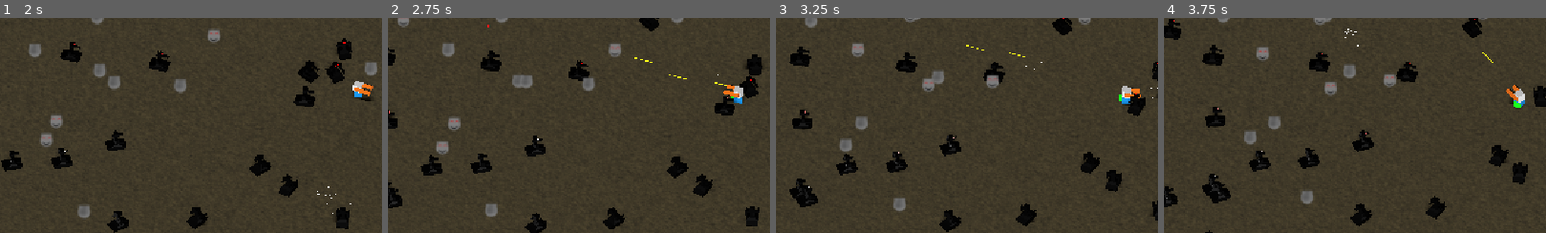
Above: before the commit, frames 1-4 (left to right).
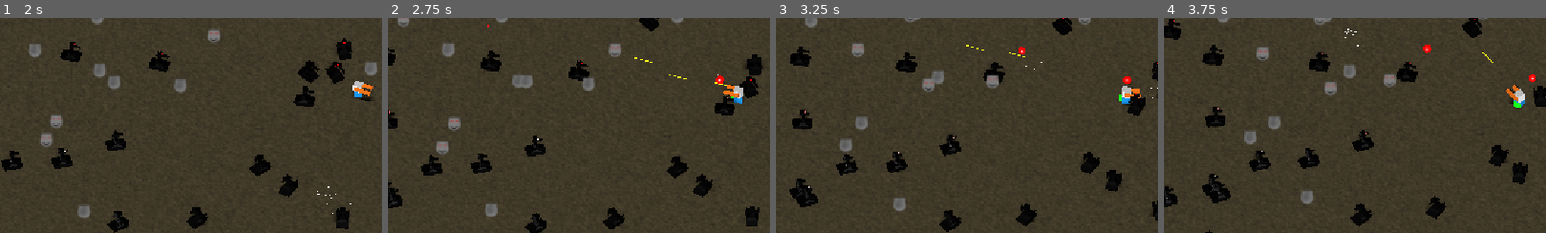
Above: after the commit, the same moments.

Repository: Gamkedo/terminus-2k28
Game: Godot game, scene res://Scenes - Levels/areaSurvivor.tscn
The game is run twice, just before and just after one commit, with the same random seed, the same clock (stepped at 60 frames per second) and the same inputs. This scene is started directly instead of the project's main scene.
Inputs (mouse positions are % of the whole screen's width and height, from its top left):
- Up to frame 1 (2 s): move the mouse to (45, 70) at 0.52 s; press the mouse at (45, 70) at 0.53 s; hold W (walk_up) from 0.53 s (still down); move the mouse to (80, 65) at 1.27 s; release the mouse at (80, 65) at 1.28 s; click (80, 65) at 1.35 s
- Up to frame 2 (2.75 s): move the mouse to (20, 35) at 2.02 s; release W (walk_up) at 2.03 s; press the mouse at (20, 35) at 2.03 s; hold A (walk_left) from 2.03 s (still down)
- Up to frame 3 (3.25 s): keep holding A (walk_left); move the mouse to (55, 50) at 2.77 s; release the mouse at (55, 50) at 2.78 s; click (55, 50) at 2.85 s
- Up to frame 4 (3.75 s): move the mouse to (35, 25) at 3.52 s; release A (walk_left) at 3.53 s; press the mouse at (35, 25) at 3.53 s; hold S (walk_down) from 3.53 s (still down)
The pictures show only the part of the screen within x 3-53%, y 30-80%; the shares and areas given below are measured in that part.

Frame 1 is identical in both runs. In frame 2, less than 0.1% of the frame differs, in the area x 85-88%, y 26-31%; in frame 3, 0.1%; in frame 4, 0.1%, in the area x 67-98%, y 12-30%.

Commit message:
Make enemies randomly spawn pick up items (completes task)

Diff:
--- a/Scenes - Objects/enemy_billboard_demo.tscn
+++ b/Scenes - Objects/enemy_billboard_demo.tscn
@@ -2,6 +2,7 @@
 
 [ext_resource type="Script" uid="uid://bsu3opfror6hn" path="res://Scripts/gameplay/enemies/enemy_billboard_demo.gd" id="1_pycf4"]
 [ext_resource type="Texture2D" uid="uid://dt4bk4pj6l4dw" path="res://Sprites/enemy-billboard-demo.png" id="2_5kkw8"]
+[ext_resource type="PackedScene" uid="uid://b67ej3la4722g" path="res://Scenes - Objects/pickup_health.tscn" id="2_6ke8d"]
 [ext_resource type="Texture2D" uid="uid://bkw1e75hfx7q0" path="res://Sprites/enemy-billboard-back-demo.png" id="2_pycf4"]
 
 [sub_resource type="QuadMesh" id="QuadMesh_7tbbo"]
@@ -23,6 +24,7 @@
 
 [node name="EnemyBillboardDemo" type="Node3D" unique_id=533656628 groups=["enemy"]]
 script = ExtResource("1_pycf4")
+drop = ExtResource("2_6ke8d")
 
 [node name="BillboardFront" type="MeshInstance3D" parent="." unique_id=290637688]
 transform = Transform3D(1, 0, 0, 0, 1, 0, 0, 0, 1, 0, 1, 0)
--- a/Scenes - Objects/enemy_model_demo.tscn
+++ b/Scenes - Objects/enemy_model_demo.tscn
@@ -1,6 +1,7 @@
 [gd_scene format=3 uid="uid://k63f3er0k7u7"]
 
 [ext_resource type="Script" uid="uid://do3on4l85eckh" path="res://Scripts/gameplay/enemies/enemy_model_demo.gd" id="1_ltojq"]
+[ext_resource type="PackedScene" uid="uid://b67ej3la4722g" path="res://Scenes - Objects/pickup_health.tscn" id="2_hmo62"]
 [ext_resource type="PackedScene" uid="uid://cc2gbvpkv4j7f" path="res://Models (game format)/example-tread-robot.glb" id="2_o2cbc"]
 [ext_resource type="Material" uid="uid://dkjck5am51jr4" path="res://Materials/placeholder-metal.tres" id="3_ltojq"]
 [ext_resource type="Material" uid="uid://bserx1t3urxwu" path="res://Materials/placeholder-glow red.tres" id="4_q0jld"]
@@ -13,10 +14,11 @@
 
 [node name="EnemyModelDemo" type="Node3D" unique_id=533656628 groups=["enemy"]]
 script = ExtResource("1_ltojq")
+drop = ExtResource("2_hmo62")
 
 [node name="example-tread-robot" parent="." unique_id=1928178245 instance=ExtResource("2_o2cbc")]
 
-[node name="TreadRobotExample" parent="example-tread-robot" index="0" unique_id=649150123]
+[node name="TreadRobotExample" parent="example-tread-robot" index="0" unique_id=1493826499]
 surface_material_override/0 = ExtResource("3_ltojq")
 
 [node name="Area3D" type="Area3D" parent="." unique_id=1926181443]
--- a/Scenes - Objects/enemy_robodog.tscn
+++ b/Scenes - Objects/enemy_robodog.tscn
@@ -2,6 +2,7 @@
 
 [ext_resource type="Texture2D" uid="uid://cr0e2cljp0lx3" path="res://Sprites/robodog.png" id="1_6gior"]
 [ext_resource type="Script" uid="uid://cfwb0edy0hv4h" path="res://Scripts/gameplay/enemies/enemy_billboard_flip.gd" id="1_gmqav"]
+[ext_resource type="PackedScene" uid="uid://b67ej3la4722g" path="res://Scenes - Objects/pickup_health.tscn" id="2_dgvf3"]
 
 [sub_resource type="AtlasTexture" id="AtlasTexture_gmqav"]
 atlas = ExtResource("1_6gior")
@@ -53,6 +54,8 @@
 
 [node name="EnemyRobodog" type="Node3D" unique_id=163751198 groups=["enemy"]]
 script = ExtResource("1_gmqav")
+drop = ExtResource("2_dgvf3")
+drop_chance = 1.0
 
 [node name="BillboardFront" type="AnimatedSprite3D" parent="." unique_id=999408059]
 transform = Transform3D(1, 0, 0, 0, 1, 0, 0, 0, 1, 0, 1.3436084, 0)
--- /dev/null
+++ b/Scripts/gameplay/enemies/enemy.gd
@@ -0,0 +1,16 @@
+class_name Enemy
+extends Node3D
+
+@export var drop: PackedScene
+@export_range(0.0, 1.0) var drop_chance: float = 0.5
+
+func die() -> void:
+	_maybe_drop_pickup()
+	queue_free()
+
+func _maybe_drop_pickup() -> void:
+	if drop and randf() < drop_chance:
+		var pickup := drop.instantiate()
+		get_tree().current_scene.add_child(pickup)
+		pickup.global_position = global_position
+		pickup.global_position.y += 1.0
--- a/Scripts/gameplay/enemies/enemy_billboard_demo.gd
+++ b/Scripts/gameplay/enemies/enemy_billboard_demo.gd
@@ -1,4 +1,4 @@
-extends Node3D
+extends Enemy
 
 var speed := 2.0
 var drift_time := 1.5
--- a/Scripts/gameplay/enemies/enemy_model_demo.gd
+++ b/Scripts/gameplay/enemies/enemy_model_demo.gd
@@ -1,4 +1,4 @@
-extends Node3D
+extends Enemy
 
 var speed := 2.0
 var drift_time := 1.5
--- a/Scripts/gameplay/projectiles/laser_bolt.gd
+++ b/Scripts/gameplay/projectiles/laser_bolt.gd
@@ -15,7 +15,11 @@
 func _on_area_entered(area):
 	# print(area.name)
 	if area.get_parent().is_in_group("enemy"):
-		area.get_parent().queue_free()
+		var enemy := area.get_parent() as Node3D
+		if enemy.has_method("die"):
+			enemy.die()
+		else:
+			enemy.queue_free()
 		explode_and_remove()
 
 func _on_body_entered(body):
Not shown, added: Scripts/gameplay/enemies/enemy.gd.uid
